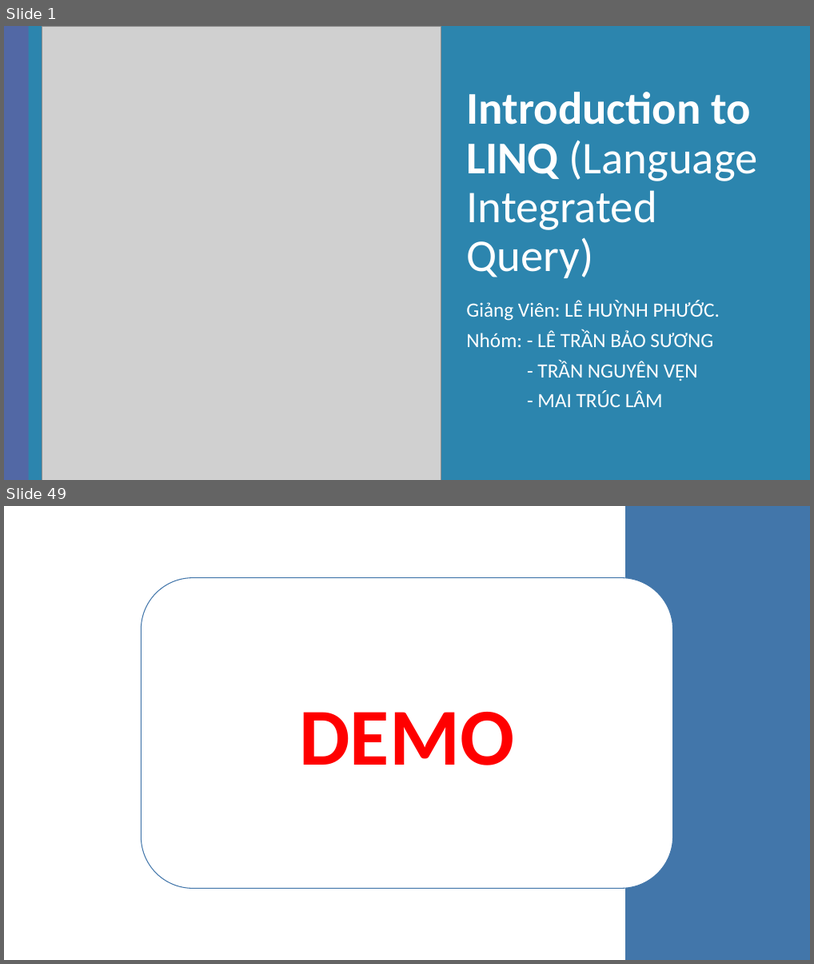
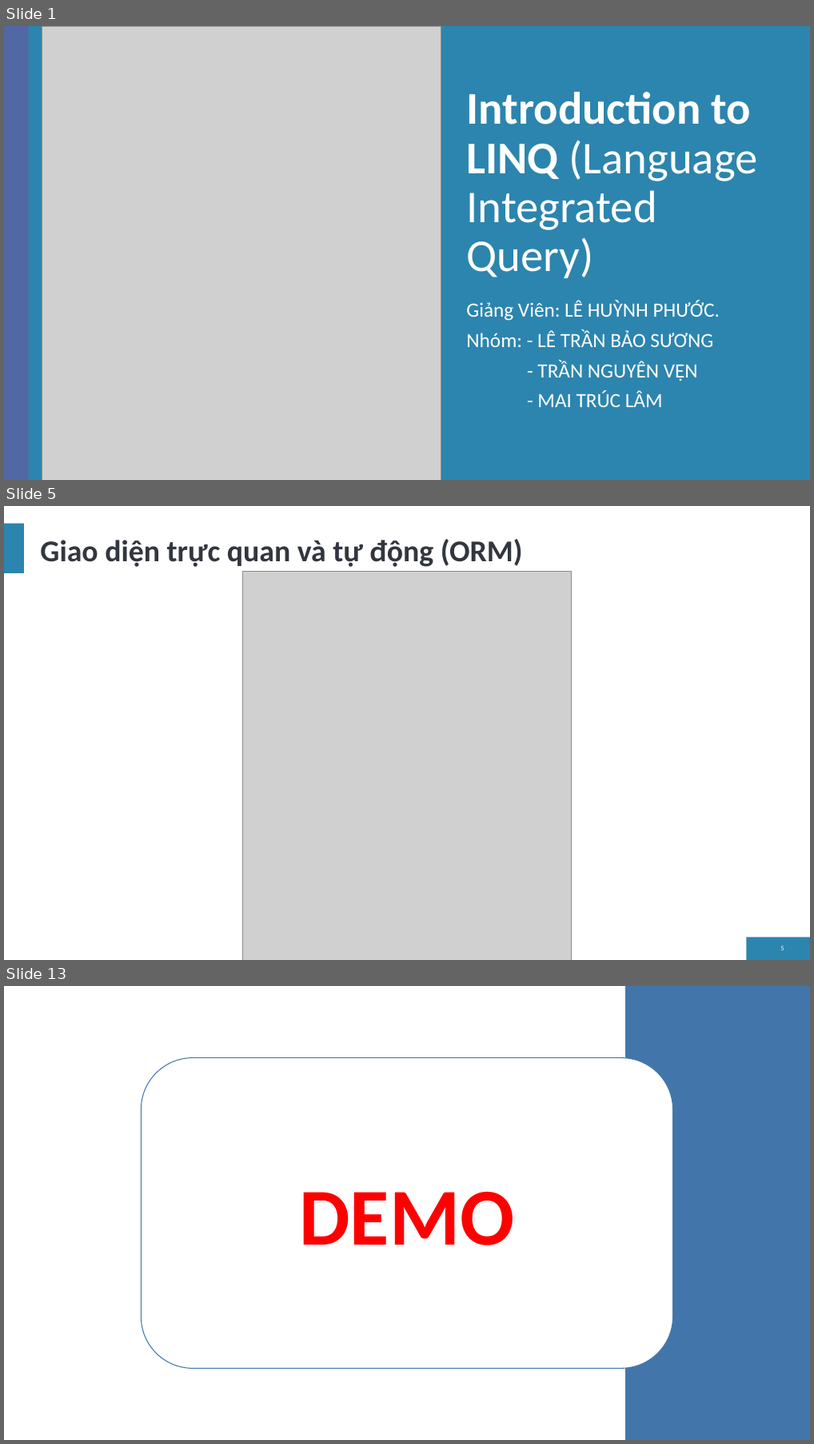
Before and after one commit to letranbaosuong/Lap-Trinh-Moi-Truong-Truc-Quan, a slide deck: Bao_Cao/LinQ.pptx. Shown one above the other, each under a label of ours: slides 1 and 49 before the commit, slides 1, 5 and 13 after it; the slides between them are not shown. The pictures are 814x964 and 814x1444 pixels, drawn with LibreOffice and Linux fonts; fonts in the diff are those of the drawing; grey boxes stand for pictures; background and template pictures are left out. Boxes give left, top, right and bottom in pixels: in the first picture for what was removed or moved away, otherwise in the second. Text is boxed around its words. In the diff, an @@ line names an element or a change of style, - is before the commit and + after.

```diff
--- a/Bao_Cao/LinQ.pptx
+++ b/Bao_Cao/LinQ.pptx
@@ slide 5 added at bbox=[4, 506, 810, 960], background #FFFFFF; not listed: 2 template elements that a slide beside it also shows @@
@@ title added at bbox=[40, 539, 523, 567], 36 pt, text #32363F, bold @@
+Giao diện trực quan và tự động (ORM)
@@ picture added at bbox=[243, 572, 572, 960] @@
@@ page number added at bbox=[781, 945, 784, 950], 8 pt, text #FFFFFF @@
+5
@@ what was slide 49 is now slide 13 @@
```
Also in this commit, not shown: 10 other slides added, 55 slides removed, 46 other files.
